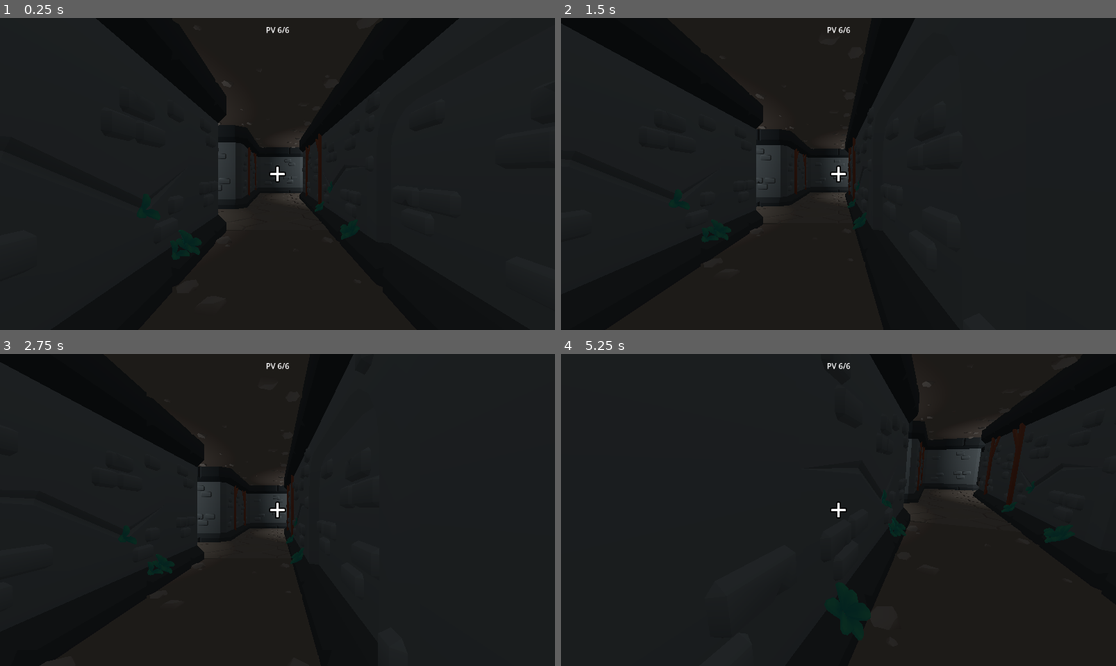
Above: before the commit, frames 1-4 (two rows, left to right).
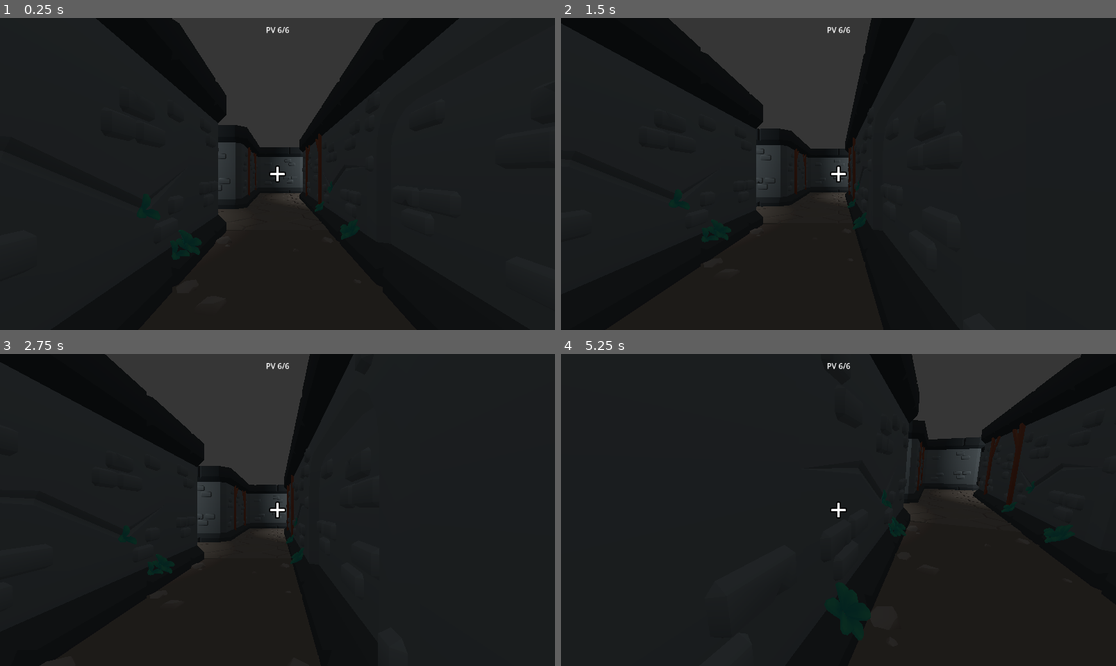
Above: after the commit, the same moments.

Repository: shionn/DungeonsOfWhisperia
Game: Godot game, scene res://World.tscn
The game is run twice, just before and just after one commit, with the same random seed, the same clock (stepped at 60 frames per second) and the same inputs.
Inputs (mouse positions are in pixels of both pictures, inside the frame that each line leads up to):
- Up to frame 1 (0.25 s): no input
- Up to frame 2 (1.5 s): tap Enter at 0.5 s; move the mouse to (866, 174) at 0.52 s; hold D (move_right) 0.53-1.28 s; click (866, 174) at 0.6 s; tap Space at 1.25 s; move the mouse to (810, 174) at 1.27 s; hold S (move_back) from 1.28 s (still down); click (810, 174) at 1.35 s
- Up to frame 3 (2.75 s): move the mouse to (288, 503) at 2.02 s; release S (move_back) at 2.03 s; hold D (move_right) from 2.03 s (still down); tap W (move_front) at 2.1 s; click (288, 503) at 2.3 s
- Up to frame 4 (5.25 s): move the mouse to (832, 516) at 2.77 s; click (832, 516) at 2.85 s; move the mouse to (877, 513) at 3.52 s; release D (move_right) at 3.53 s; hold A (move_left) 3.53-5.03 s; click (877, 513) at 3.6 s; move the mouse to (794, 506) at 4.27 s; tap W (move_front) at 4.35 s; click (794, 506) at 4.55 s; move the mouse to (844, 510) at 5.02 s; hold S (move_back) from 5.03 s (still down); click (844, 510) at 5.1 s

The runs differ from the first frame. In frame 1, 8.3% of the frame differs, in the area x 31-69%, y 0-42%; in frame 2, 8.4%; in frame 3, 8.6%, in the area x 18-56%, y 0-43%; in frame 4, 4.6%.

Commit message:
Debut porte et interractable

Diff:
--- a/Dungeon0.tscn
+++ b/Dungeon0.tscn
@@ -5,6 +5,7 @@
 [ext_resource type="PackedScene" uid="uid://c2gmjs5iylgc4" path="res://assets/kaykit/dungeon/wall/corner/wall_corner.gltf.glb" id="3_aalsr"]
 [ext_resource type="PackedScene" uid="uid://boj6netivsmpu" path="res://assets/kaykit/skeletons/Skeleton_Minion.glb" id="4_5ip2l"]
 [ext_resource type="PackedScene" uid="uid://b0tok6e0yrle6" path="res://assets/kaykit/dungeon/wall/straight/wall_cracked.gltf.glb" id="4_ipk3o"]
+[ext_resource type="PackedScene" uid="uid://ddrglje3y5epr" path="res://fragment/Door.tscn" id="4_qs2cd"]
 [ext_resource type="PackedScene" uid="uid://sn0772t8w1w4" path="res://assets/kaykit/dungeon/wall/straight/wall.gltf.glb" id="5_rhsgf"]
 [ext_resource type="PackedScene" uid="uid://brp46a1tt100g" path="res://assets/kaykit/dungeon/wall/straight/wall_arched.gltf.glb" id="6_3uggc"]
 [ext_resource type="PackedScene" uid="uid://c0hovol1qe2l4" path="res://assets/kaykit/dungeon/wall/straight/wall_scaffold.gltf.glb" id="7_qs2cd"]
@@ -85,6 +86,21 @@
 [node name="bed_floor_gltf2" parent="." unique_id=752020397 instance=ExtResource("13_aalsr")]
 transform = Transform3D(-4.371139e-08, 0, 1, 0, 1, 0, -1, 0, -4.371139e-08, 0.20000029, 0, 20.500002)
 
+[node name="Door" parent="." unique_id=1540089670 instance=ExtResource("4_qs2cd")]
+transform = Transform3D(-4.371139e-08, 0, -1, 0, 1, 0, 1, 0, -4.371139e-08, 10, 0, -10)
+open = true
+
+[node name="Torchs" type="Node3D" parent="." unique_id=1360505579]
+
+[node name="TorchWall2" parent="Torchs" unique_id=1514516375 instance=ExtResource("16_3uggc")]
+transform = Transform3D(-4.5695586e-08, 0, 1, 0, 1, 0, -1, 0, -4.5695586e-08, 6, 0, -7.7)
+
+[node name="TorchWall3" parent="Torchs" unique_id=964167546 instance=ExtResource("16_3uggc")]
+transform = Transform3D(-4.5695586e-08, 0, 1, 0, 1, 0, -1, 0, -4.5695586e-08, 14, 0, 6)
+
+[node name="TorchWall4" parent="Torchs" unique_id=346849124 instance=ExtResource("16_3uggc")]
+transform = Transform3D(-1, 0, 8.543858e-08, 0, 1, 0, -8.543858e-08, 0, -1, 8, 0, 22)
+
 [node name="walls" type="Node3D" parent="." unique_id=1311694527]
 transform = Transform3D(1, 0, 0, 0, 1, 0, 0, 0, 1, -2, 0, -2)
 
@@ -226,9 +242,6 @@
 [node name="wall_scaffold_gltf8" parent="walls" unique_id=110835171 instance=ExtResource("7_qs2cd")]
 transform = Transform3D(-4.371139e-08, 0, -1, 0, 1, 0, 1, 0, -4.371139e-08, 15.999999, 0, 8)
 
-[node name="wall_doorway5" parent="walls" unique_id=752531936 instance=ExtResource("8_5ip2l")]
-transform = Transform3D(-4.371139e-08, 0, -1, 0, 1, 0, 1, 0, -4.371139e-08, 12, 0, -8)
-
 [node name="wall_doorway8" parent="walls" unique_id=925530380 instance=ExtResource("8_5ip2l")]
 transform = Transform3D(-4.371139e-08, 0, -1, 0, 1, 0, 1, 0, -4.371139e-08, 12, 0, 20)
 
@@ -417,6 +430,7 @@
 
 [node name="roof" type="Node3D" parent="." unique_id=2031388596]
 transform = Transform3D(1, 0, 0, 0, 1, 0, 0, 0, 1, -2, 0, -2)
+visible = false
 
 [node name="floor_dirt_large_gltf5" parent="roof" unique_id=2071692895 instance=ExtResource("2_yxr20")]
 transform = Transform3D(1, 0, 0, 0, -1, -8.742278e-08, 0, 8.742278e-08, -1, 2, 4, 2)
@@ -619,12 +633,3 @@
 [node name="NavigationRegion3D16" type="NavigationRegion3D" parent="Navigation" unique_id=442398111]
 transform = Transform3D(1, 0, 0, 0, 1, 0, 0, 0, 1, 26, 0.1, -4)
 navigation_mesh = SubResource("NavigationMesh_ehcb8")
-
-[node name="TorchWall2" parent="." unique_id=1514516375 instance=ExtResource("16_3uggc")]
-transform = Transform3D(-4.5695586e-08, 0, 1, 0, 1, 0, -1, 0, -4.5695586e-08, 6, 0, -7.7)
-
-[node name="TorchWall3" parent="." unique_id=964167546 instance=ExtResource("16_3uggc")]
-transform = Transform3D(-4.5695586e-08, 0, 1, 0, 1, 0, -1, 0, -4.5695586e-08, 14, 0, 6)
-
-[node name="TorchWall4" parent="." unique_id=346849124 instance=ExtResource("16_3uggc")]
-transform = Transform3D(-1, 0, 8.543858e-08, 0, 1, 0, -8.543858e-08, 0, -1, 8, 0, 22)
--- a/PlayerG.gd
+++ b/PlayerG.gd
@@ -28,7 +28,7 @@
 func _physics_process(_delta: float) -> void:
 	match _state :
 		State.MOVE:
-			if Input.is_action_just_released("attack") :
+			if Input.is_action_just_released("interact") :
 				if _world.target_monster and _world.target_monster.state == Monster.State.DEATH :
 					pass # do loot
 				if _world.target_monster and _world.target_monster.state != Monster.State.DEATH :
--- /dev/null
+++ b/fragment/Door.gd
@@ -0,0 +1,29 @@
+class_name Door
+extends Interactable
+
+@onready var door = $wall_doorway/wall_doorway/wall_doorway_door
+
+const PI_2 = PI / 2
+const SPEED = 3
+
+@export var open = false
+@export var revert = false
+
+func on_interact() -> void:
+	open = not open
+
+func _physics_process(delta: float) -> void:
+	if open :
+		if revert and door.rotation.y > -PI_2:
+			door.rotation.y = max(door.rotation.y - delta*SPEED, -PI_2)
+			_area.rotation.y = door.rotation.y
+		elif not revert and door.rotation.y < PI_2 :
+			door.rotation.y = min(door.rotation.y + delta*SPEED, PI_2)
+			_area.rotation.y = door.rotation.y
+	elif not open:
+		if revert and door.rotation.y < 0 :
+			door.rotation.y = min(door.rotation.y + delta*SPEED, 0)
+			_area.rotation.y = door.rotation.y
+		elif not revert and door.rotation.y > 0 :
+			door.rotation.y = max(door.rotation.y - delta*SPEED, 0)
+			_area.rotation.y = door.rotation.y
--- /dev/null
+++ b/fragment/Door.tscn
@@ -0,0 +1,19 @@
+[gd_scene format=3 uid="uid://ddrglje3y5epr"]
+
+[ext_resource type="Script" uid="uid://o7onkoy5budk" path="res://fragment/Door.gd" id="1_yrjkr"]
+[ext_resource type="PackedScene" uid="uid://vsfsaiefggnp" path="res://assets/kaykit/dungeon/wall/doorway/wall_doorway.glb" id="2_3ki0k"]
+
+[sub_resource type="BoxShape3D" id="BoxShape3D_yrjkr"]
+size = Vector3(2, 2.7, 0.45)
+
+[node name="Door" type="Node3D" unique_id=1540089670]
+script = ExtResource("1_yrjkr")
+
+[node name="wall_doorway" parent="." unique_id=1319301759 instance=ExtResource("2_3ki0k")]
+
+[node name="Area3D" type="Area3D" parent="." unique_id=160373130]
+transform = Transform3D(1, 0, 0, 0, 1, 0, 0, 0, 1, -1, 0, 0)
+
+[node name="CollisionShape3D" type="CollisionShape3D" parent="Area3D" unique_id=146637558]
+transform = Transform3D(1, 0, 0, 0, 1, 0, 0, 0, 1, 1, 1.35, -1.4901161e-08)
+shape = SubResource("BoxShape3D_yrjkr")
--- /dev/null
+++ b/fragment/Interactable.gd
@@ -0,0 +1,41 @@
+extends Node3D
+class_name Interactable
+
+@onready var _area := $Area3D as Area3D
+
+func _ready() -> void:
+	_area.connect("mouse_entered", _on_mouse_entered)
+	_area.connect("mouse_exited", _on_mouse_exited)
+	_area.connect("input_event", _on_input_event)
+
+func on_interact() -> void:
+	print("on_interact is not overwrite")
+
+
+func _on_mouse_entered() -> void:
+	# deposer un objet
+	# changer l'icone ?
+	pass
+#	if bag and bag.drag != null:
+#		bag.drag.on_enter(self)
+#	else :
+#		Input.set_default_cursor_shape(Input.CURSOR_POINTING_HAND)
+
+func _on_mouse_exited() -> void:
+	pass
+#	if bag and bag.drag != null:
+#		bag.drag.on_exit(self)
+#	else :
+#		Input.set_default_cursor_shape(Input.CURSOR_ARROW)
+
+func _on_input_event(_camera: Node, event: InputEvent, _event_position: Vector3, _normal: Vector3, _shape_idx: int) -> void:
+	if event is InputEventMouseButton and Input.is_action_just_pressed("interact"):
+#		if player :
+#			if player.global_position.distance_to(self.global_position) < interactable_distance :
+#				#player.play_anim_interact()
+#				on_interact()
+#			else :
+#				player.play_anim_no()
+#				gui.append_to_console("Trop loin")
+#		else :
+			on_interact()
--- a/gui/CenterCursor.gd
+++ b/gui/CenterCursor.gd
@@ -13,8 +13,8 @@
 
 func _physics_process(_delta: float) -> void:
 	visible = Input.mouse_mode == Input.MOUSE_MODE_CAPTURED and _player.pv > 0
-	_cross.visible = _world.target_monster == null
-	_sword.visible = _world.target_monster != null && _world.target_monster.state != Monster.State.DEATH
+	_cross.visible =     _world.target_monster == null
+	_sword.visible =     _world.target_monster != null && _world.target_monster.state != Monster.State.DEATH
 	_magnifier.visible = _world.target_monster != null && _world.target_monster.state == Monster.State.DEATH
 
 
@@ -27,4 +27,7 @@
 		camera.rotation.x = clampf(camera.rotation.x, -_tilt_limit, _tilt_limit)
 		camera.rotation.y += -event.relative.x * _mouse_sensitivity
 	if event is InputEventMouseButton and Input.is_mouse_button_pressed(MOUSE_BUTTON_RIGHT):
-		Input.mouse_mode = Input.MOUSE_MODE_VISIBLE
+		if (Input.mouse_mode == Input.MOUSE_MODE_CAPTURED) :
+			Input.mouse_mode = Input.MOUSE_MODE_VISIBLE
+		else :
+			Input.mouse_mode = Input.MOUSE_MODE_CAPTURED
--- a/gui/Gui.tscn
+++ b/gui/Gui.tscn
@@ -5,7 +5,7 @@
 [ext_resource type="Texture2D" uid="uid://tem7p5u78uq0" path="res://assets/kenney/cursor-pack/tool_sword_a.png" id="3_oe2qn"]
 [ext_resource type="Texture2D" uid="uid://va0lo41y8273" path="res://assets/kenney/cursor-pack/zoom.png" id="4_5hgfq"]
 [ext_resource type="Script" uid="uid://fc4p1gee0wmr" path="res://gui/Stat.gd" id="5_7lsbh"]
-[ext_resource type="Script" uid="uid://t5ana3e5k724" path="res://gui/game_over.gd" id="6_spdw3"]
+[ext_resource type="Script" uid="uid://t5ana3e5k724" path="res://gui/GameOver.gd" id="6_spdw3"]
 
 [node name="Gui" type="Control" unique_id=679884730]
 layout_mode = 3
--- a/project.godot
+++ b/project.godot
@@ -42,7 +42,7 @@
 "events": [Object(InputEventMouseButton,"resource_local_to_scene":false,"resource_name":"","device":-1,"window_id":0,"a …(253 unchanged characters)…
 ]
 }
-attack={
+interact={
 "deadzone": 0.2,
 "events": [Object(InputEventMouseButton,"resource_local_to_scene":false,"resource_name":"","device":-1,"window_id":0,"a …(253 unchanged characters)…
 ]
Not shown, added: fragment/Door.gd.uid
Not shown, added: fragment/Interactable.gd.uid
Renamed: gui/game_over.gd -> gui/GameOver.gd
Renamed: gui/game_over.gd.uid -> gui/GameOver.gd.uid
